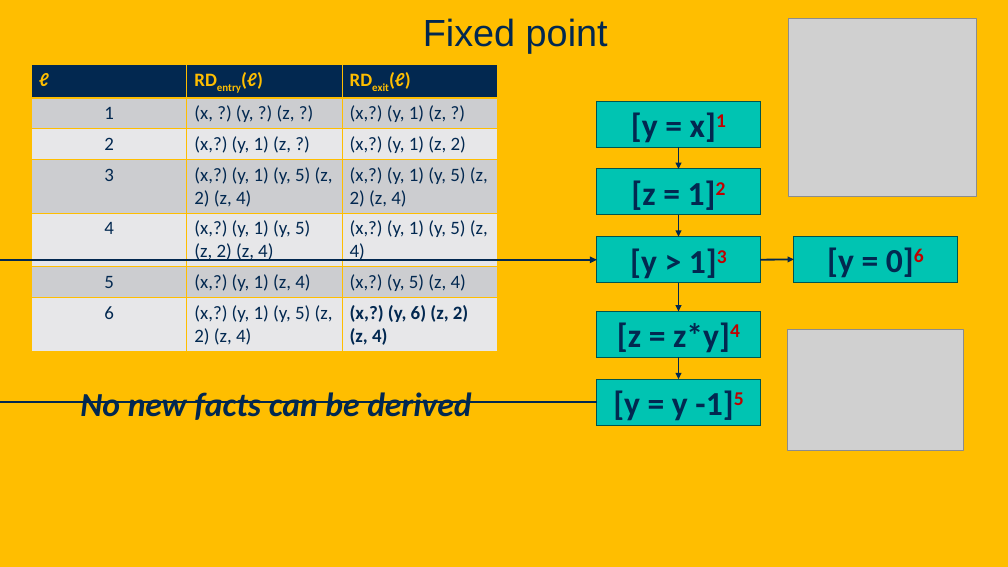
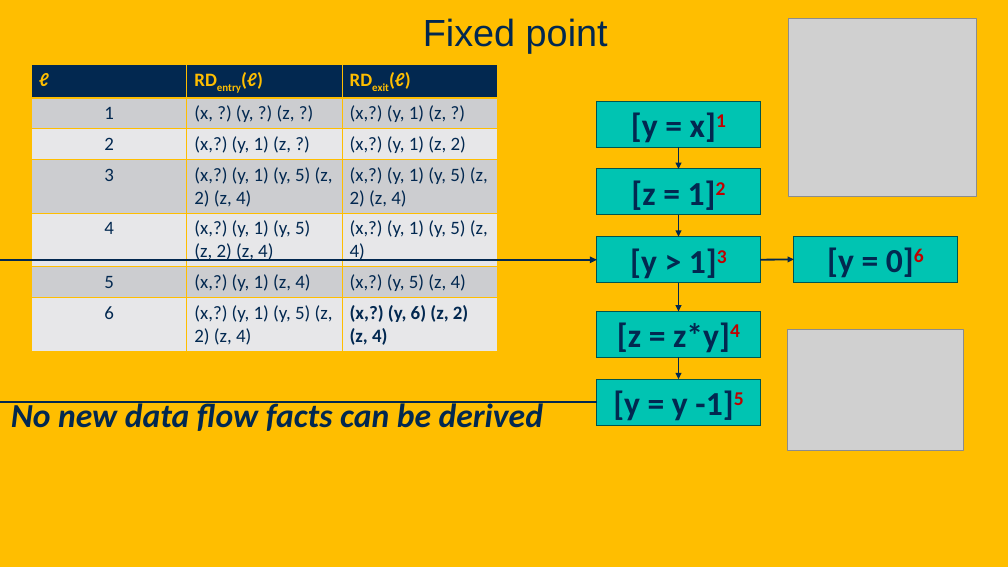
Before and after one commit to davsec-teaching/ECS289C-Spring2025, a slide deck: slide 41 of slides/3_data_flow_analysis.pptx. Drawn at 1008x567 pixels with LibreOffice and Linux fonts; fonts in the diff are those of the drawing; grey boxes stand for pictures; background and template pictures are left out. Boxes give left, top, right and bottom in pixels: in the first picture for what was removed or moved away, otherwise in the second. Text is boxed around its words. In the diff, an @@ line names an element or a change of style, - is before the commit and + after.

```diff
--- a/slides/3_data_flow_analysis.pptx
+++ b/slides/3_data_flow_analysis.pptx
@@ text at (11, 401, 543, 431): text changed @@
-No new facts can be derived
+No new data flow facts can be derived
```
Also in this commit, not shown: 2 other slides changed.
